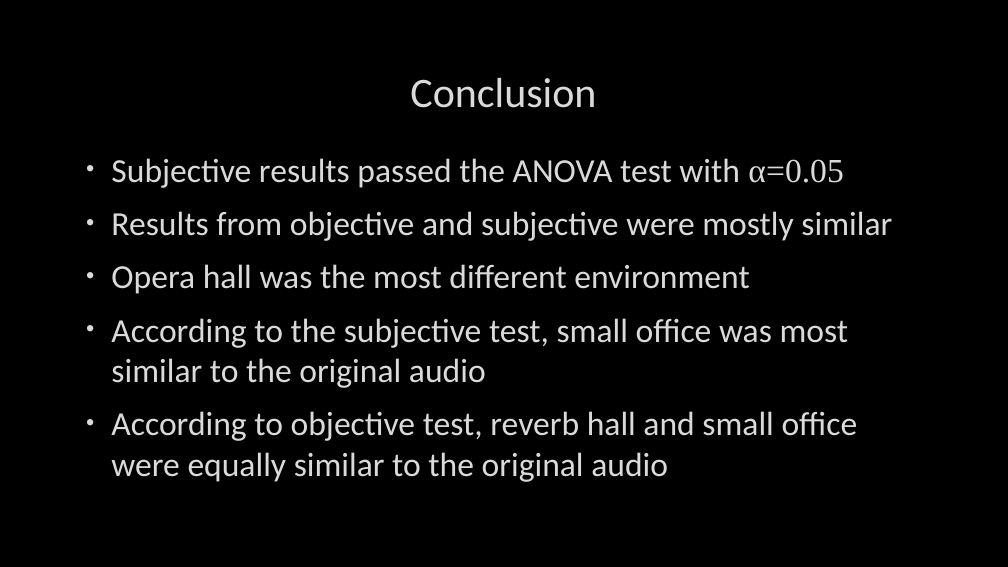
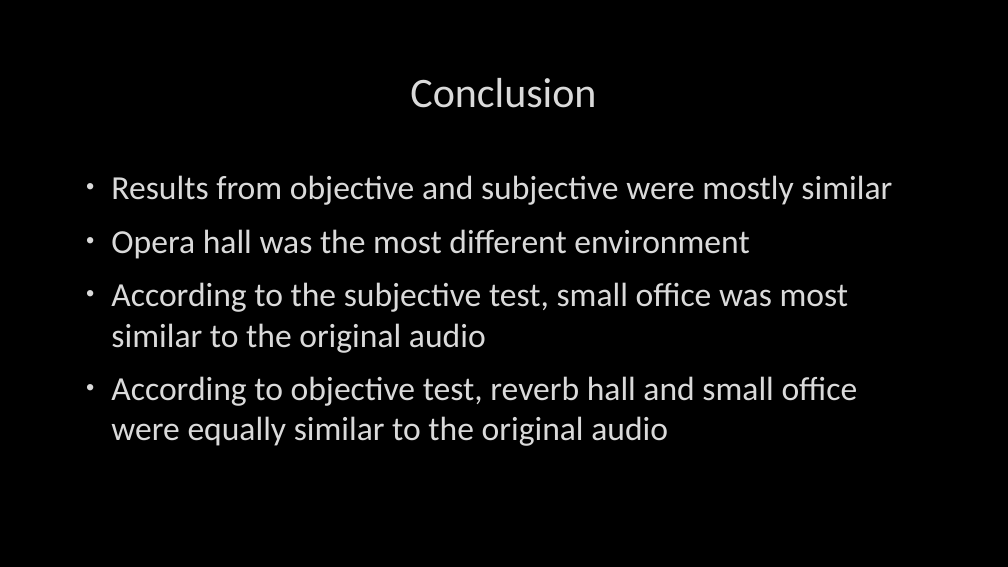
Before and after one commit to NiklasNymark/MRSP_Seminar_Project_Group1, a slide deck: slide 10 of presentation_group1.pptx (slide 8 before the commit). Drawn at 1008x567 pixels with LibreOffice and Linux fonts; fonts in the diff are those of the drawing; background and template pictures are left out. Boxes give left, top, right and bottom in pixels: in the first picture for what was removed or moved away, otherwise in the second. Text is boxed around its words. In the diff, an @@ line names an element or a change of style, - is before the commit and + after.

```diff
--- a/presentation_group1.pptx
+++ b/presentation_group1.pptx
@@ text "Results from objective and subjective ...": place and size @@
-text "Results from objective and subjective ..." at (111, 158, 892, 482)
+text "Results from objective and subjective ..." at (111, 175, 892, 446)
@@ text at (111, 158, 843, 188): paragraph removed @@
-• Subjective results passed the ANOVA test with α=0.05
```
Also in this commit, not shown: 3 other slides changed, 2 slides added, 1 other file.
